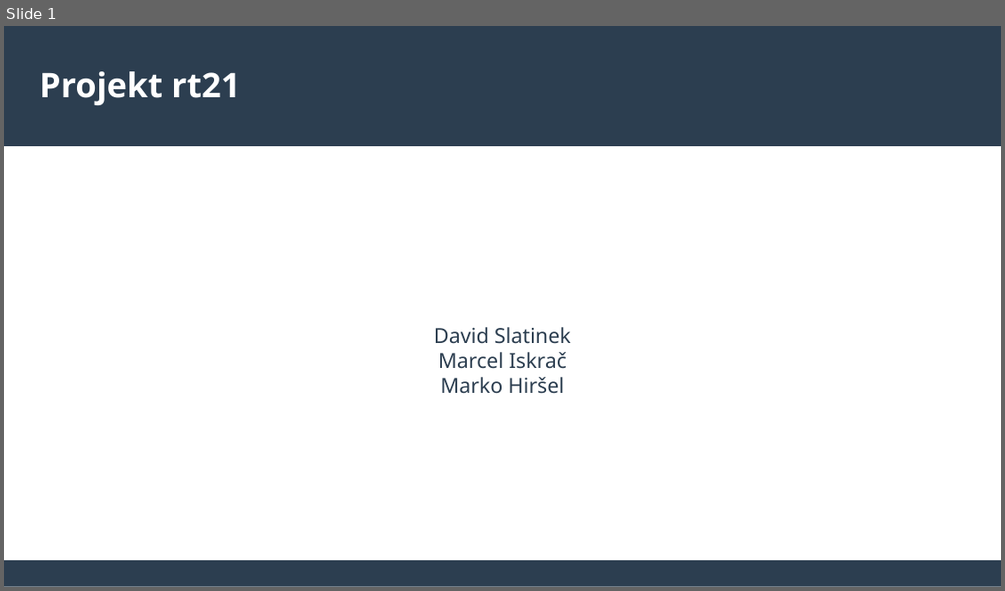
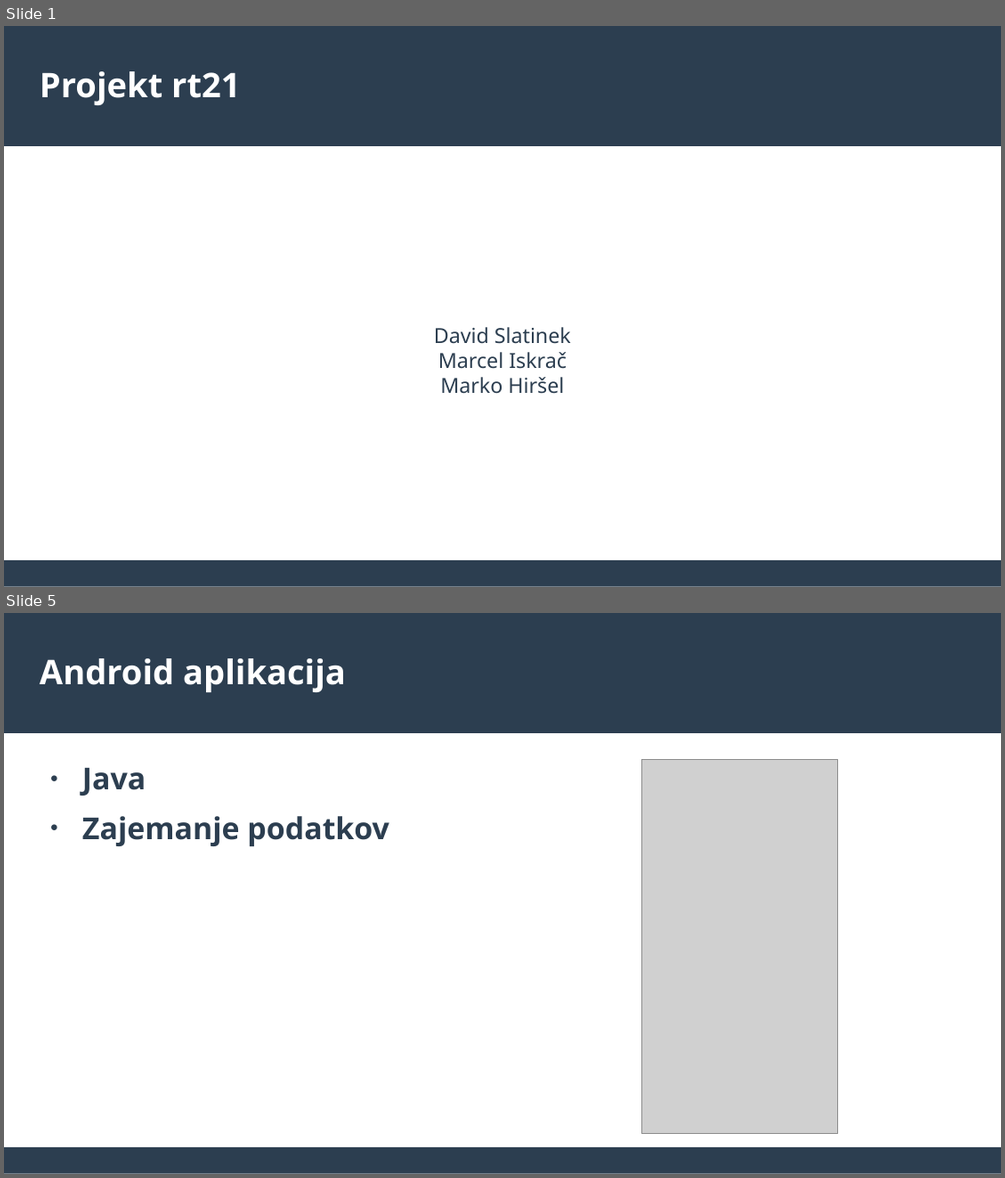
Before and after one commit to david-slatinek/rt21, a slide deck: documents/presentation.odp. Shown one above the other, each under a label of ours: slide 1 before the commit, slides 1 and 5 after it; the slides between them are not shown. The pictures are 1005x591 and 1005x1178 pixels, drawn with LibreOffice and Linux fonts; fonts in the diff are those of the drawing; grey boxes stand for pictures. Boxes give left, top, right and bottom in pixels: in the first picture for what was removed or moved away, otherwise in the second. Text is boxed around its words. In the diff, an @@ line names an element or a change of style, - is before the commit and + after.

```diff
--- a/documents/presentation.odp
+++ b/documents/presentation.odp
@@ slide 5 added at <box>4,613,1001,1174</box>, background #FFFFFF; not listed: 2 template elements that a slide beside it also shows @@
@@ title added at <box>40,658,346,692</box>, 27 pt, text #FFFFFF, bold @@
+Android aplikacija
@@ text added at <box>82,768,389,846</box>, 24 pt, text #2C3E50, bold @@
+● Java
+● Zajemanje podatkov
@@ picture added at <box>643,760,838,1133</box> @@
```
Also in this commit, not shown: 4 other slides added, 5 slides removed, 4 other files.
